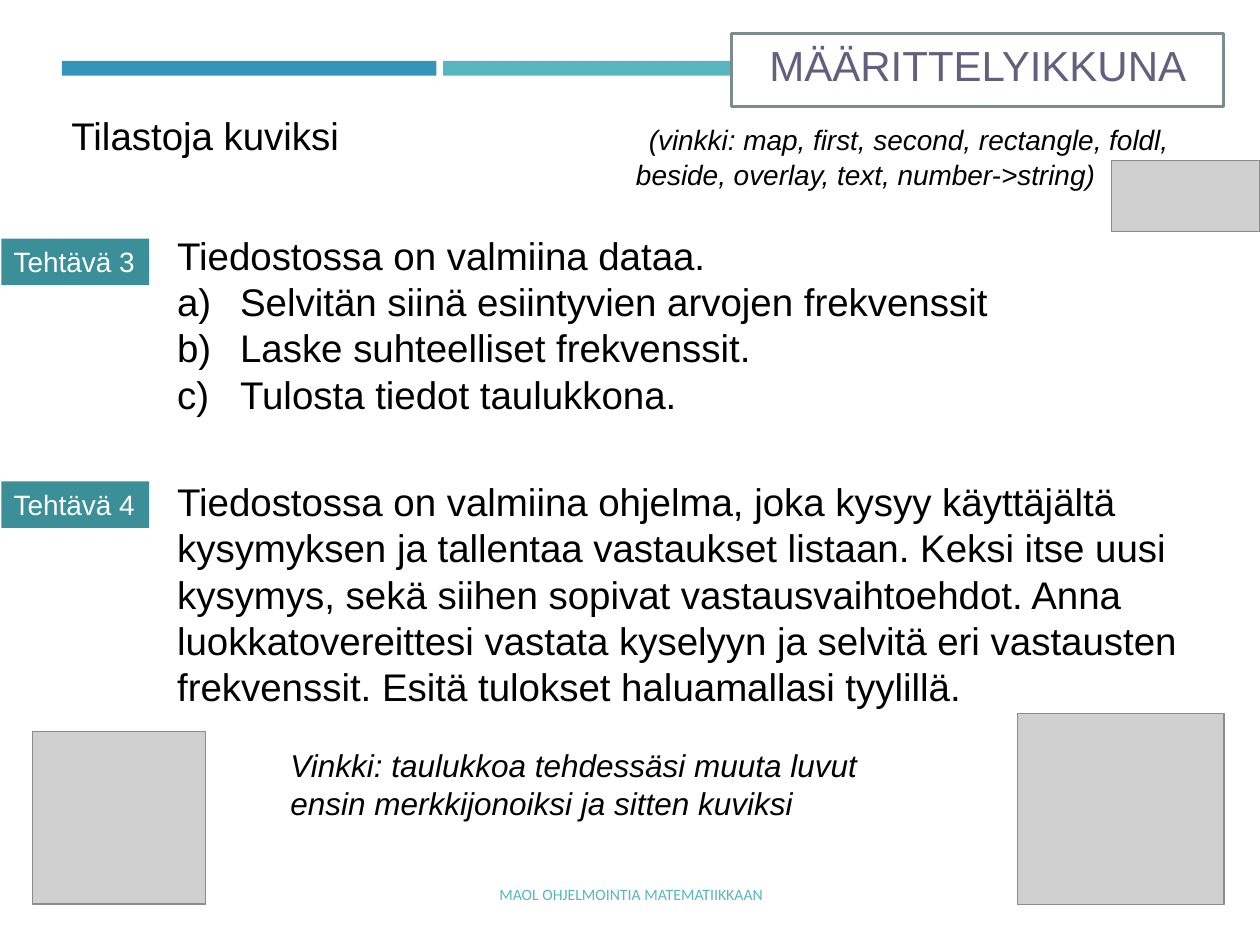
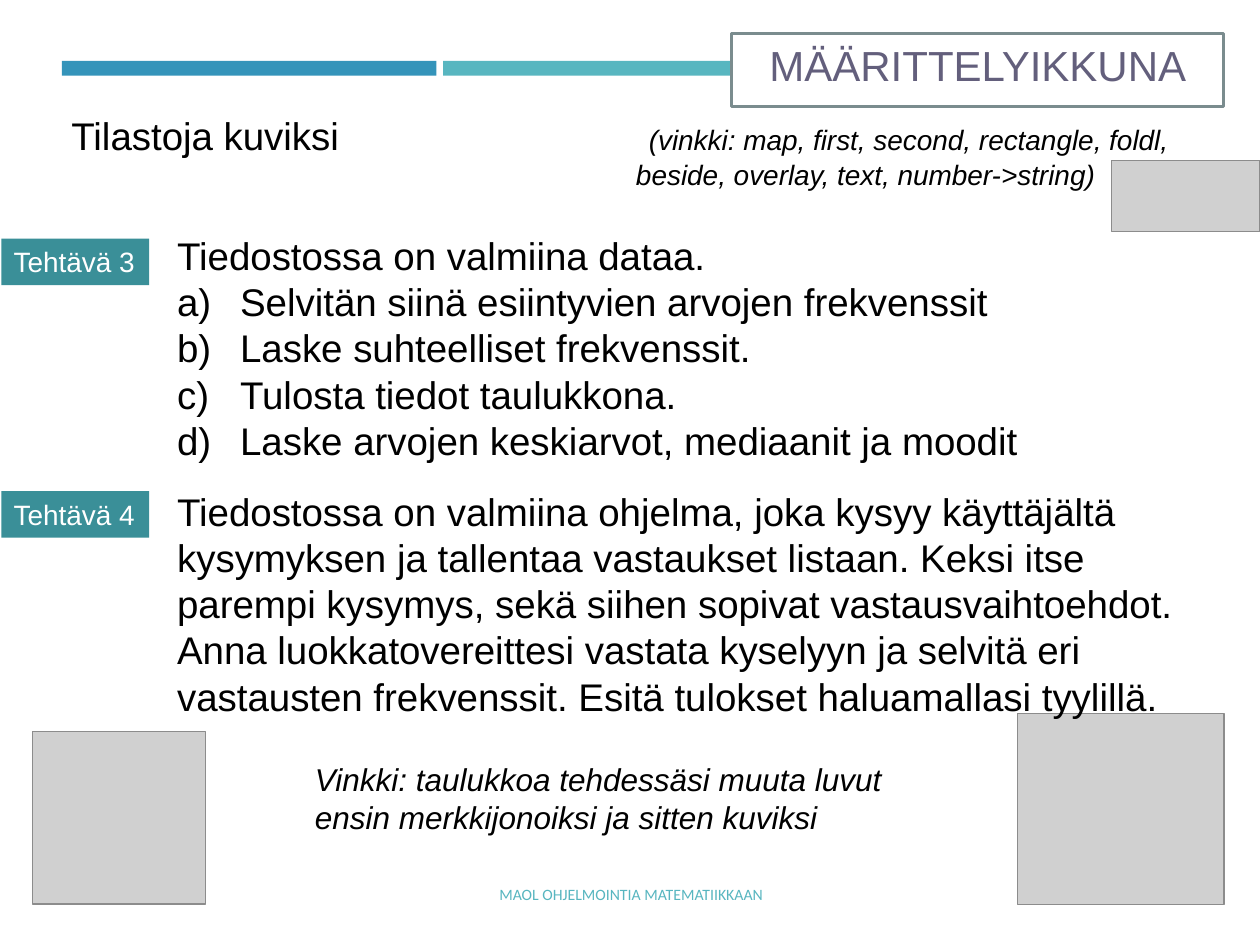
Before and after one commit to tyynetyyne/tyynetyyne.github.io, a slide deck: slide 23 of tehtavat/tiedostot/maol/power_point/Racket-MAOL-9-listat.pptx. Drawn at 1260x945 pixels with LibreOffice and Linux fonts; fonts in the diff are those of the drawing; grey boxes stand for pictures. Boxes give left, top, right and bottom in pixels: in the first picture for what was removed or moved away, otherwise in the second. Text is boxed around its words. In the diff, an @@ line names an element or a change of style, - is before the commit and + after.

```diff
--- a/tehtavat/tiedostot/maol/power_point/Racket-MAOL-9-listat.pptx
+++ b/tehtavat/tiedostot/maol/power_point/Racket-MAOL-9-listat.pptx
@@ text at [240, 427, 1017, 462]: paragraph added @@
+d) Laske arvojen keskiarvot, mediaanit ja moodit
@@ rectangle "Tehtävä 4": place and size @@
-rectangle "Tehtävä 4" at [1, 481, 149, 528]
+rectangle "Tehtävä 4" at [1, 491, 149, 538]
@@ text at [177, 498, 1172, 718]: text changed @@
-Tiedostossa on valmiina ohjelma, joka kysyy käyttäjältä kysymyksen ja tallentaa vastaukset listaan. Keksi itse uusi kysymys, sekä siihen sopivat vastausvaihtoehdot. Anna luokkatovereittesi vastata kyselyyn ja selvitä eri vastausten frekvenssit. Esitä tulokset haluamallasi tyylillä.
+Tiedostossa on valmiina ohjelma, joka kysyy käyttäjältä kysymyksen ja tallentaa vastaukset listaan. Keksi itse parempi kysymys, sekä siihen sopivat vastausvaihtoehdot. Anna luokkatovereittesi vastata kyselyyn ja selvitä eri vastausten frekvenssit. Esitä tulokset haluamallasi tyylillä.
@@ text "Vinkki: taulukkoa tehdessäsi muuta luvut ...": place and size @@
-text "Vinkki: taulukkoa tehdessäsi muuta luvut ..." at [290, 754, 856, 821]
+text "Vinkki: taulukkoa tehdessäsi muuta luvut ..." at [315, 768, 881, 835]
```
Also in this commit, not shown: 3 other files.
